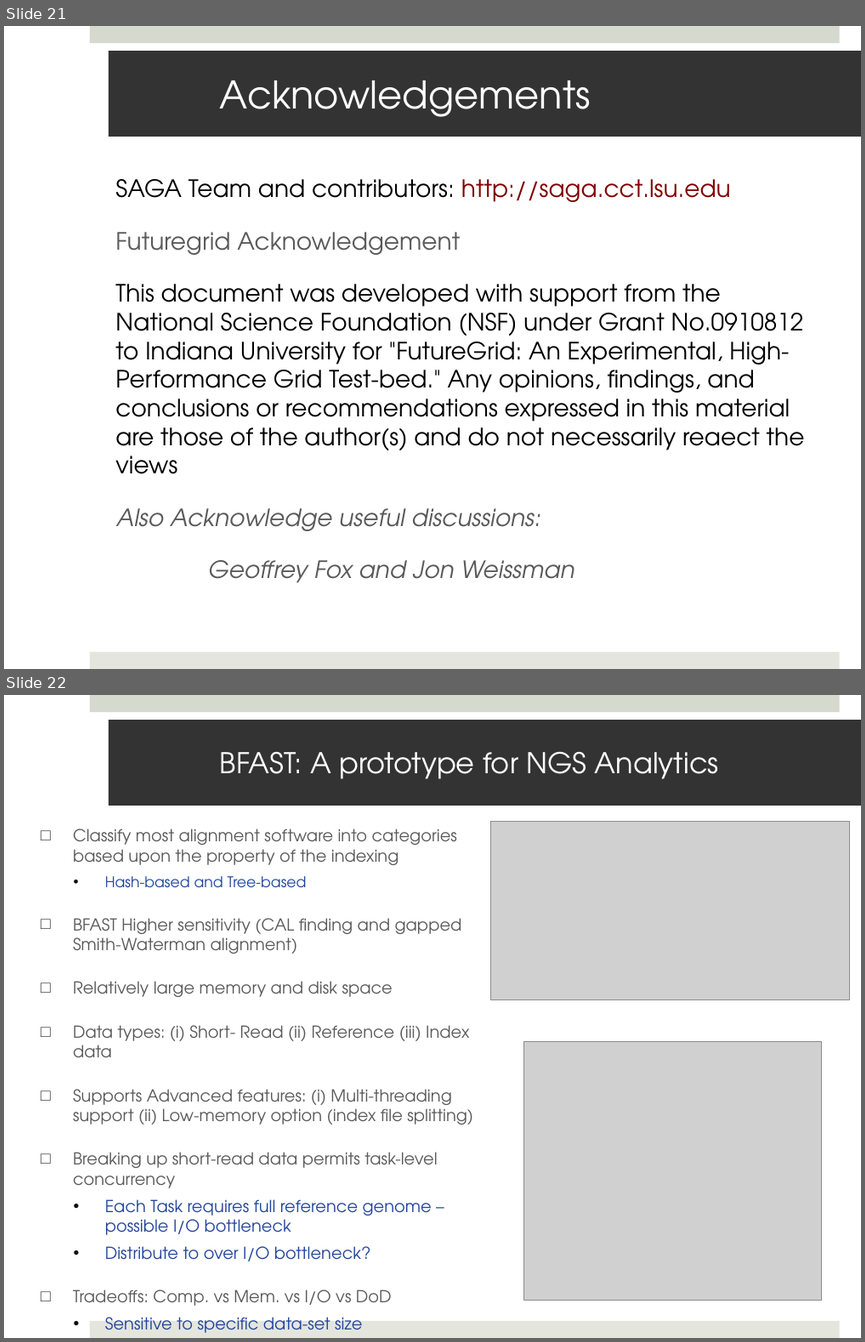
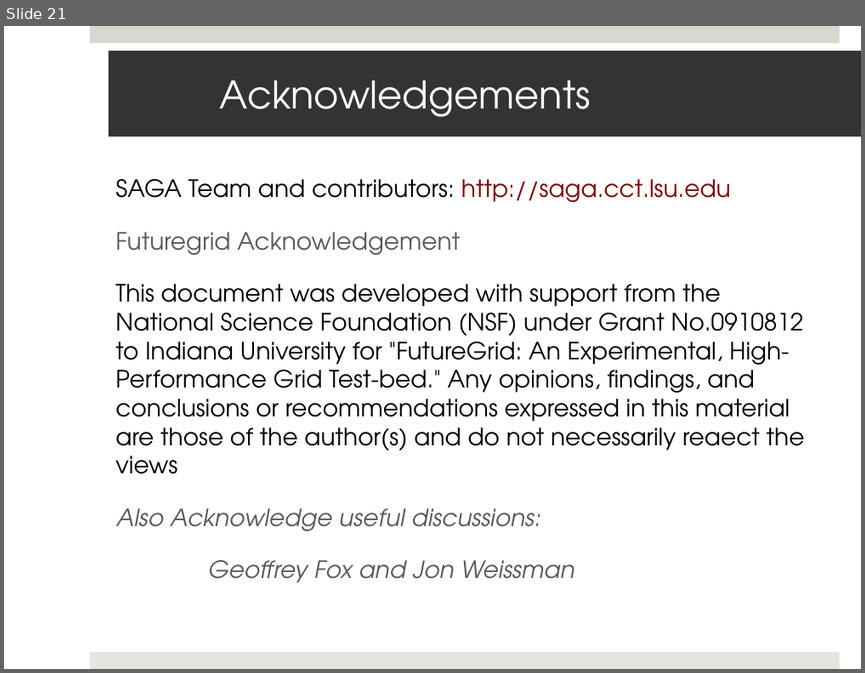
Before and after one commit to saga-project/saga-cpp-legacy-projects, a slide deck: saga-talks/ecmls11-dare.pptx. Shown one above the other, each under a label of ours: slides 21 and 22 before the commit, slide 21 after it. The pictures are 865x1342 and 865x673 pixels, drawn with LibreOffice and Linux fonts; fonts in the diff are those of the drawing; grey boxes stand for pictures; background and template pictures are left out. Boxes give left, top, right and bottom in pixels: in the first picture for what was removed or moved away, otherwise in the second. Text is boxed around its words. In the diff, an @@ line names an element or a change of style, - is before the commit and + after.

```diff
--- a/saga-talks/ecmls11-dare.pptx
+++ b/saga-talks/ecmls11-dare.pptx
@@ slide 22 removed at box(4, 695, 861, 1338), background #FFFFFF; not listed: 2 template elements that a slide beside it also shows @@
@@ title removed at box(109, 720, 861, 805) @@
-BFAST: A prototype for NGS Analytics
@@ picture removed at box(491, 821, 850, 999) @@
@@ text removed at box(73, 828, 473, 1333) @@
-□ Classify most alignment software into categories based upon the property of the indexing
-  • Hash-based and Tree-based
-□ BFAST Higher sensitivity (CAL finding and gapped Smith-Waterman alignment)
-□ Relatively large memory and disk space
-□ Data types: (i) Short- Read (ii) Reference (iii) Index data
-□ Supports Advanced features: (i) Multi-threading support (ii) Low-memory option (index file splitting)
-□ Breaking up short-read data permits task-level concurrency
-  • Each Task requires full reference genome – possible I/O bottleneck
-  • Distribute to over I/O bottleneck?
-□ Tradeoffs: Comp. vs Mem. vs I/O vs DoD
-  • Sensitive to specific data-set size
@@ picture removed at box(524, 1041, 822, 1300) @@
```
Also in this commit, not shown: 12 slides changed, 2 slides added, 4 other slides removed.
